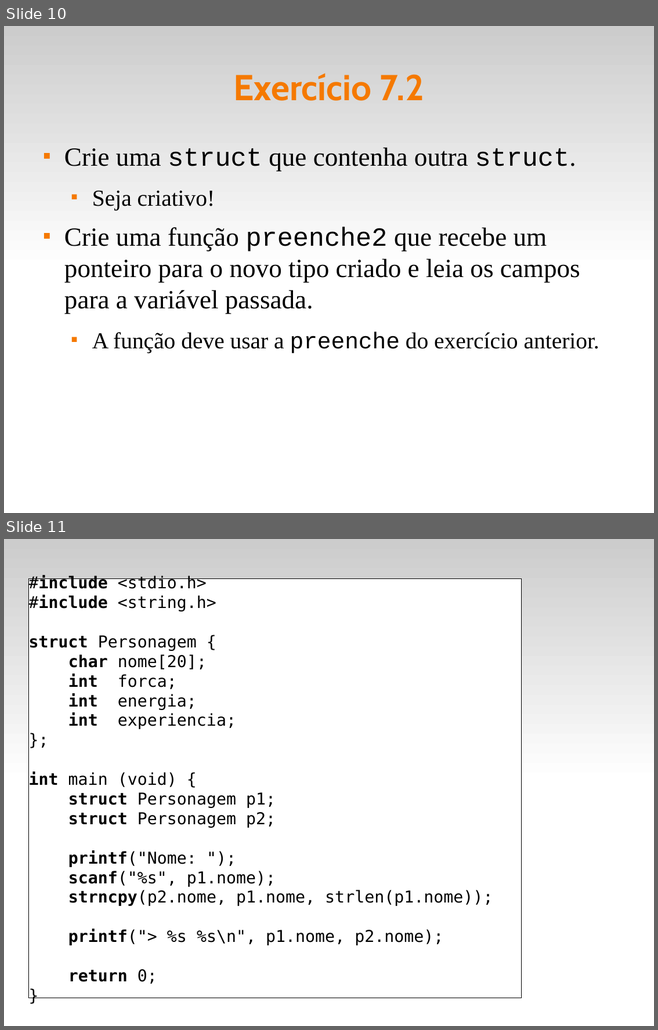
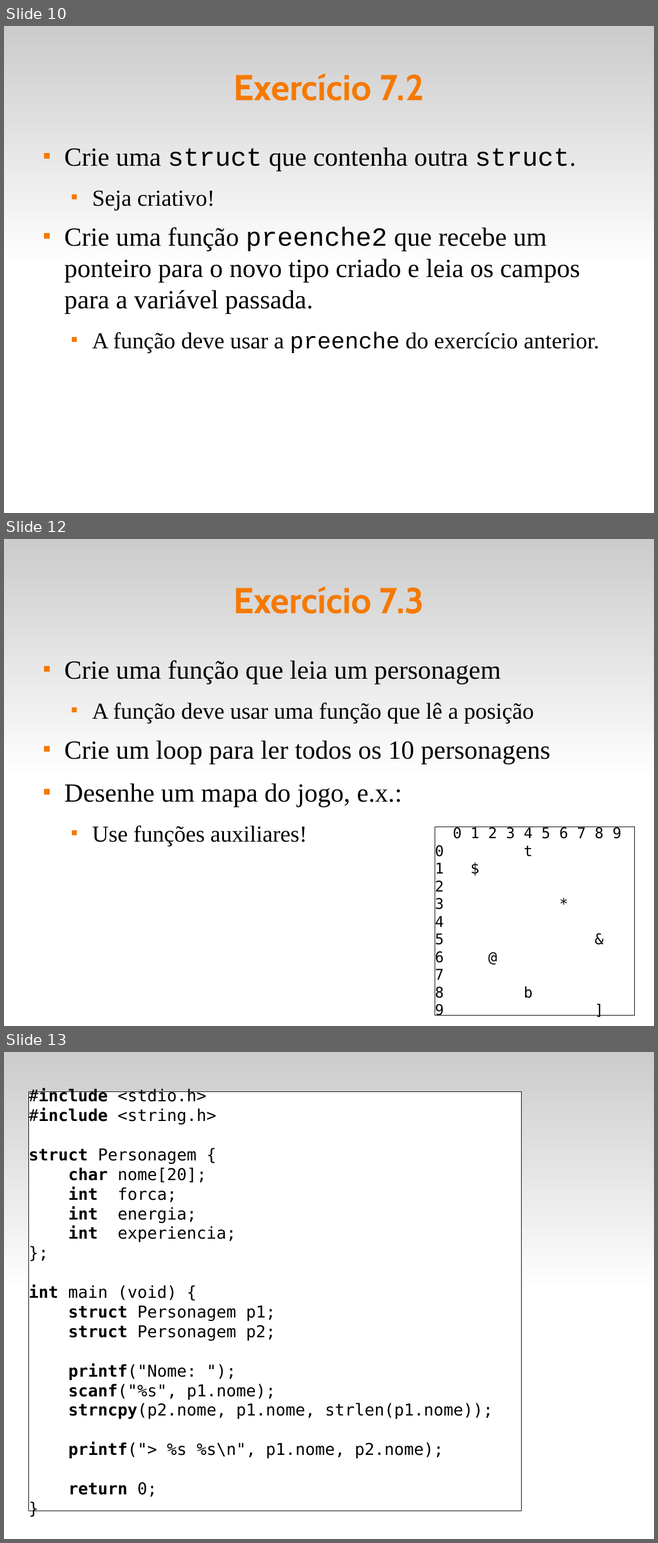
Before and after one commit to fsantanna-uerj/LP1, a slide deck: Slides/lp1-07-compostos.odp. Shown one above the other, each under a label of ours: slides 10 and 11 before the commit, slides 10, 12 and 13 after it; the slides between them are not shown. The pictures are 658x1030 and 658x1543 pixels, drawn with LibreOffice and Linux fonts; fonts in the diff are those of the drawing. Boxes give left, top, right and bottom in pixels: in the first picture for what was removed or moved away, otherwise in the second. Text is boxed around its words. In the diff, an @@ line names an element or a change of style, - is before the commit and + after.

```diff
--- a/Slides/lp1-07-compostos.odp
+++ b/Slides/lp1-07-compostos.odp
@@ slide 12 added at [4,539,654,1026], background #FFFFFF; not listed: 1 template element that a slide beside it also shows @@
@@ title added at [233,586,424,614], 44 pt, text #F57900, bold @@
+Exercício 7.3
@@ text added at [64,660,550,846], 32 pt, text #000000 @@
+■ Crie uma função que leia um personagem
+  ■ A função deve usar uma função que lê a posição
+■ Crie um loop para ler todos os 10 personagens
+■ Desenhe um mapa do jogo, e.x.:
+  ■ Use funções auxiliares!
@@ rectangle added at [435,827,634,1015], fill #FFFFFF, outline #000000 0 pt, 18 pt, text #000000 @@
+0 1 2 3 4 5 6 7 8 9
+0 t
+1 $
+2
+3 *
+4
+5 &
+6 @
+7
+8 b
+9 ]
@@ what was slide 11 is now slide 13 @@
```
Also in this commit, not shown: 3 other slides added, 1 other file.
